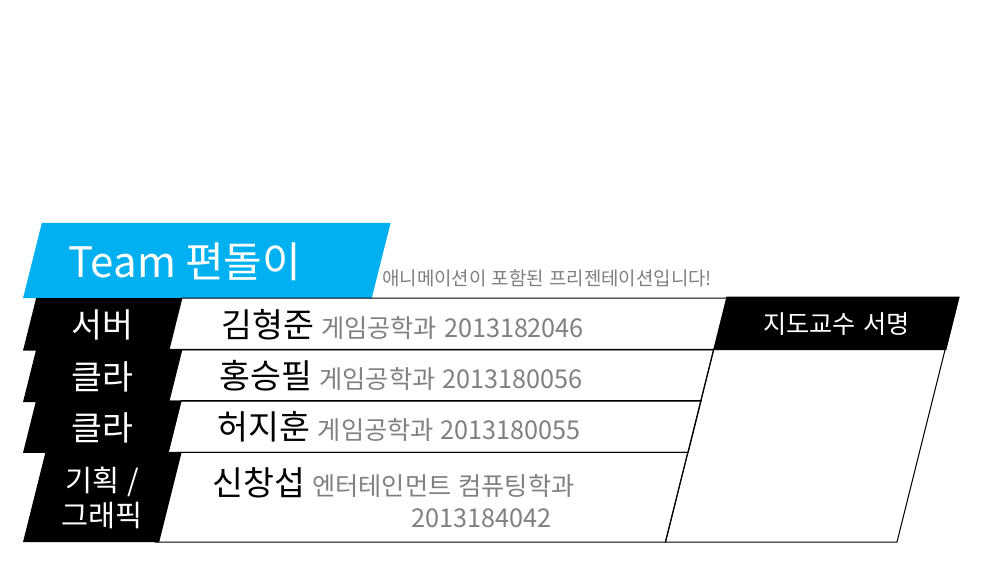
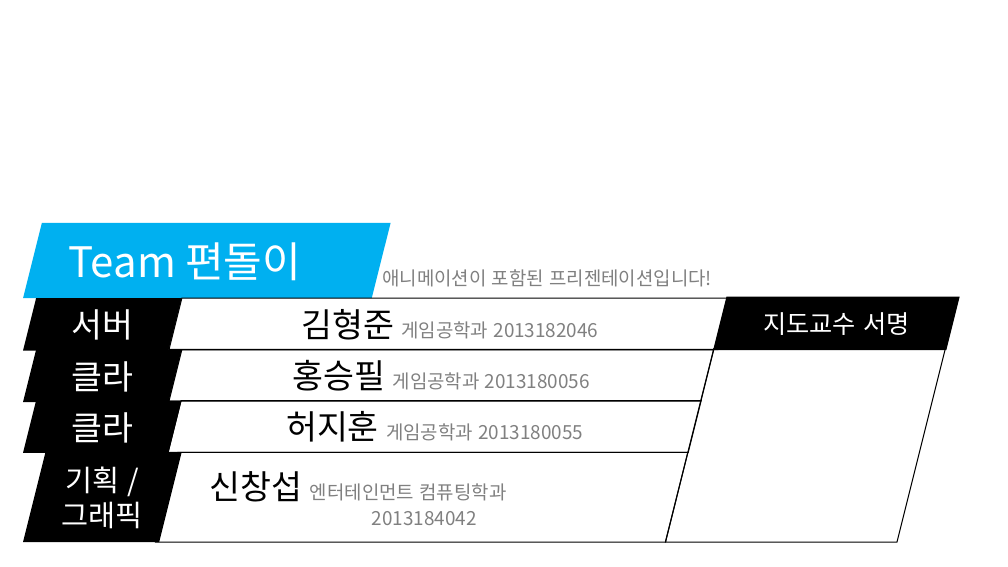
Before and after one commit to korleinster/gamebusdriver, a slide deck: slide 1 of documents/노루막이_김형준_신창섭_홍승필_허지훈.pptx. Drawn at 1008x567 pixels with LibreOffice and Linux fonts; fonts in the diff are those of the drawing; background and template pictures are left out. Boxes give left, top, right and bottom in pixels: in the first picture for what was removed or moved away, otherwise in the second. Text is boxed around its words. In the diff, an @@ line names an element or a change of style, - is before the commit and + after.

Commit message:
[신창섭]제안서 수정
1. 월드 설정부분 레이아웃 및 디자인 수정
2.타게임과의 비교 수정

```diff
--- a/documents/노루막이_김형준_신창섭_홍승필_허지훈.pptx
+++ b/documents/노루막이_김형준_신창섭_홍승필_허지훈.pptx
@@ parallelogram "김형준 게임공학과 2013182046" at (x1=169, y1=298, x2=731, y2=349): size 24 to 18 pt in "게임공학과 2013182046"; alignment left to centre @@
@@ parallelogram "홍승필 게임공학과 2013180056" at (x1=169, y1=350, x2=714, y2=402): size 24 to 18 pt in "게임공학과 2013180056"; alignment left to centre @@
@@ parallelogram "허지훈 게임공학과 2013180055" at (x1=168, y1=401, x2=701, y2=453): size 24 to 18 pt in "게임공학과 2013180055"; alignment left to centre @@
@@ parallelogram "신창섭 엔터테인먼트 컴퓨팅학과 2013184042" at (x1=156, y1=452, x2=688, y2=542): size 24 to 18 pt in "엔터테인먼트 컴퓨팅학과 2013184042" @@
```
Also in this commit, not shown: 6 other slides changed.
